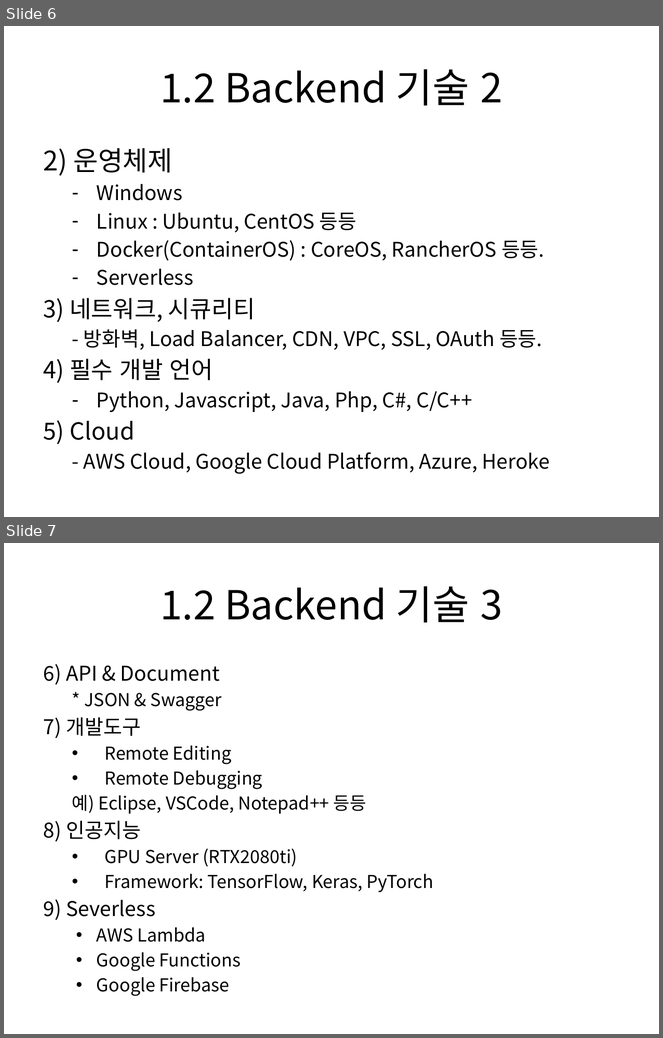
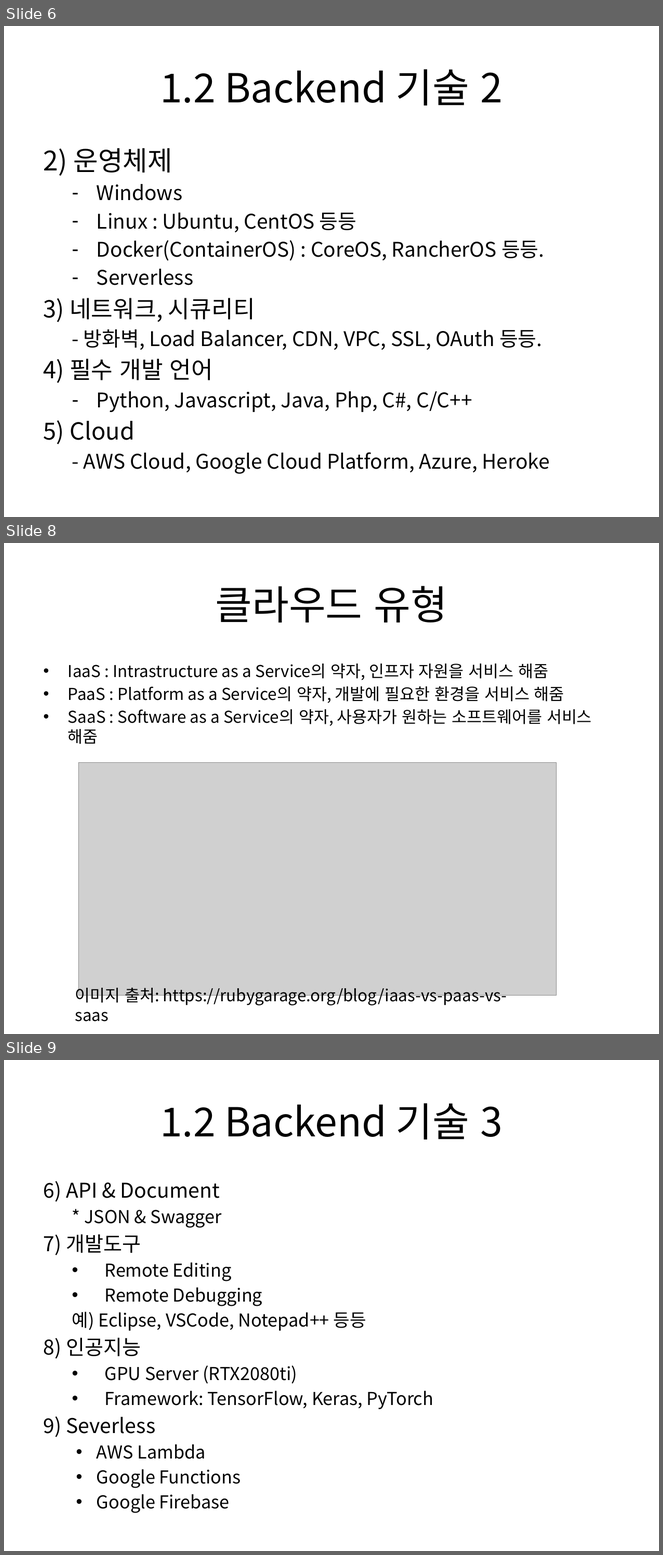
Before and after one commit to tuxxon/android_dev_lecture, a slide deck: 01.안드로이드 모바일 앱 개발-백엔드-안국환.pptx. Shown one above the other, each under a label of ours: slides 6 and 7 before the commit, slides 6, 8 and 9 after it; the slides between them are not shown. The pictures are 663x1038 and 663x1555 pixels, drawn with LibreOffice and Linux fonts; fonts in the diff are those of the drawing; grey boxes stand for pictures. Boxes give left, top, right and bottom in pixels: in the first picture for what was removed or moved away, otherwise in the second. Text is boxed around its words. In the diff, an @@ line names an element or a change of style, - is before the commit and + after.

```diff
--- a/01.안드로이드 모바일 앱 개발-백엔드-안국환.pptx
+++ b/01.안드로이드 모바일 앱 개발-백엔드-안국환.pptx
@@ slide 8 added at box(4, 543, 659, 1034), background #FFFFFF @@
@@ title added at box(215, 586, 448, 623), 44 pt, text #000000 @@
+클라우드 유형
@@ text added at box(68, 664, 592, 744), 18 pt, text #000000 @@
+• IaaS : Intrastructure as a Service의 약자, 인프자 자원을 서비스 해줌
+• PaaS : Platform as a Service의 약자, 개발에 필요한 환경을 서비스 해줌
+• SaaS : Software as a Service의 약자, 사용자가 원하는 소프트웨어를 서비스 해줌
@@ picture added at box(79, 763, 556, 996) @@
@@ text added at box(75, 985, 507, 1006), 18 pt, text #000000 @@
+이미지 출처: https://rubygarage.org/blog/iaas-vs-paas-vs-saas
@@ what was slide 7 is now slide 9 @@
```
Also in this commit, not shown: 1 slide changed, 2 other slides added.
